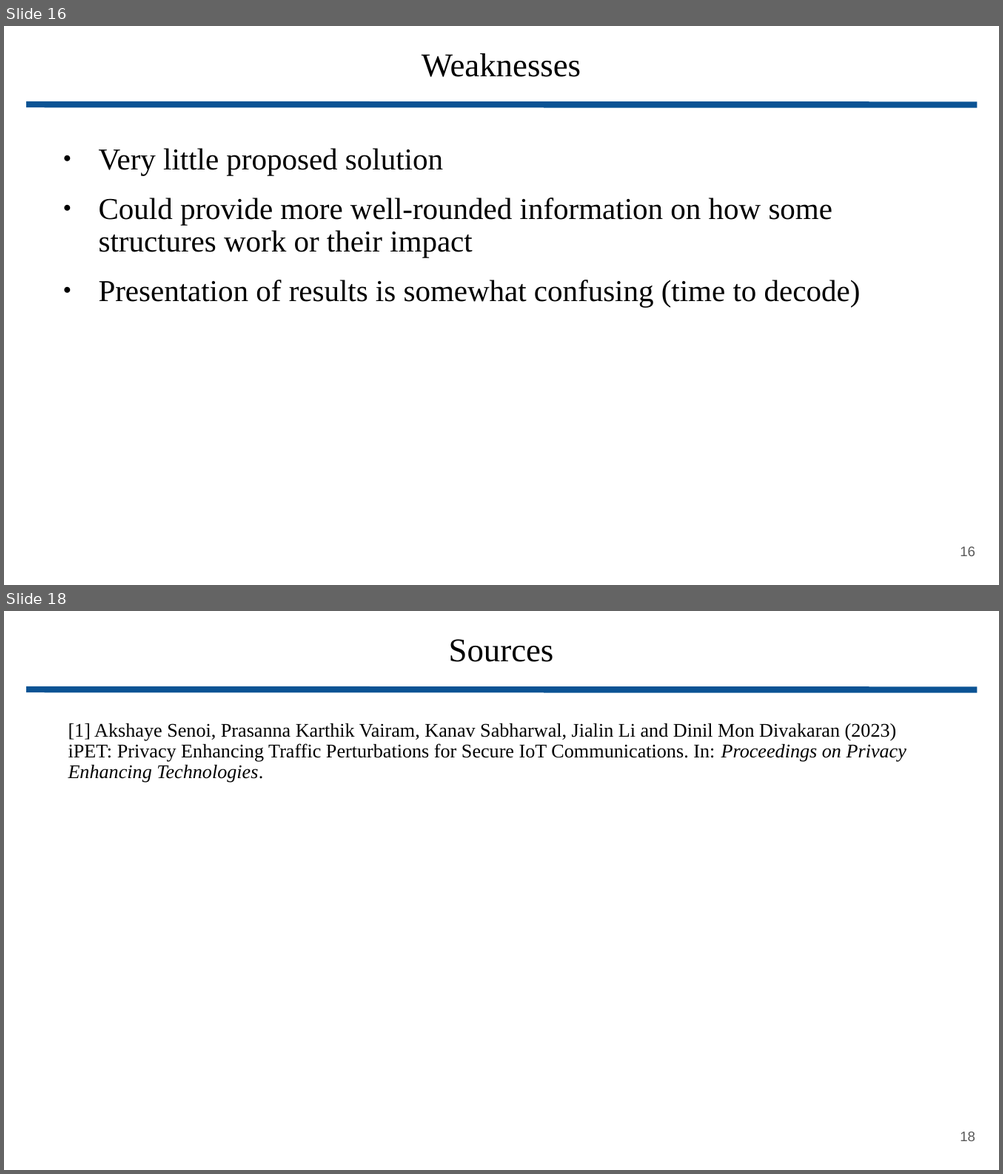
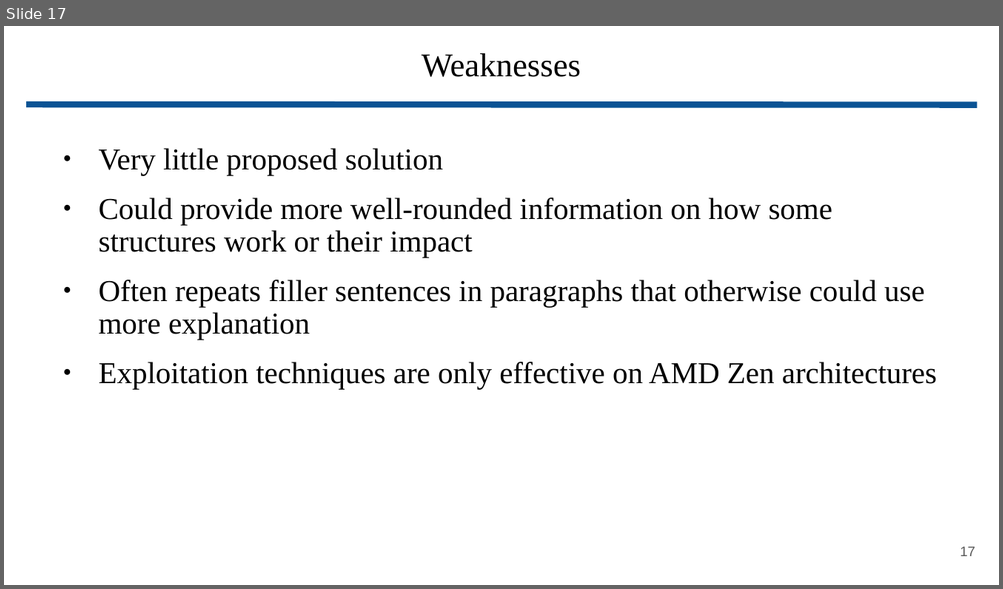
Before and after one commit to wbuz24/grad-research, a slide deck: presentations/Phantom.pptx. Shown one above the other, each under a label of ours: slides 16 and 18 before the commit, slide 17 after it; the slides between them are not shown. The pictures are 1003x1174 and 1003x589 pixels, drawn with LibreOffice and Linux fonts; fonts in the diff are those of the drawing. Boxes give left, top, right and bottom in pixels: in the first picture for what was removed or moved away, otherwise in the second. Text is boxed around its words. In the diff, an @@ line names an element or a change of style, - is before the commit and + after.

```diff
--- a/presentations/Phantom.pptx
+++ b/presentations/Phantom.pptx
@@ slide 18 removed at box(4, 611, 999, 1170), background #FFFFFF @@
@@ title removed at box(449, 639, 554, 662) @@
-Sources
@@ line removed from (26, 689) to (976, 689) @@
@@ text removed at box(68, 723, 906, 783) @@
-[1] Akshaye Senoi, Prasanna Karthik Vairam, Kanav Sabharwal, Jialin Li and Dinil Mon Divakaran (2023) iPET: Privacy Enhancing Traffic Perturbations for Secure IoT Communications. In: Proceedings on Privacy Enhancing Technologies.
@@ page number removed at box(959, 1132, 975, 1142) @@
-18
@@ what was slide 16 is now slide 17 @@
@@ slide 17 changed as well @@
@@ text at box(99, 280, 936, 389): text changed @@
-● Presentation of results is somewhat confusing (time to decode)
+● Often repeats filler sentences in paragraphs that otherwise could use more explanation
+● Exploitation techniques are only effective on AMD Zen architectures
@@ page number at box(959, 547, 975, 557): text changed @@
-16
+17
```
Also in this commit, not shown: 4 other slides changed, 5 slides added, 4 other slides removed.
